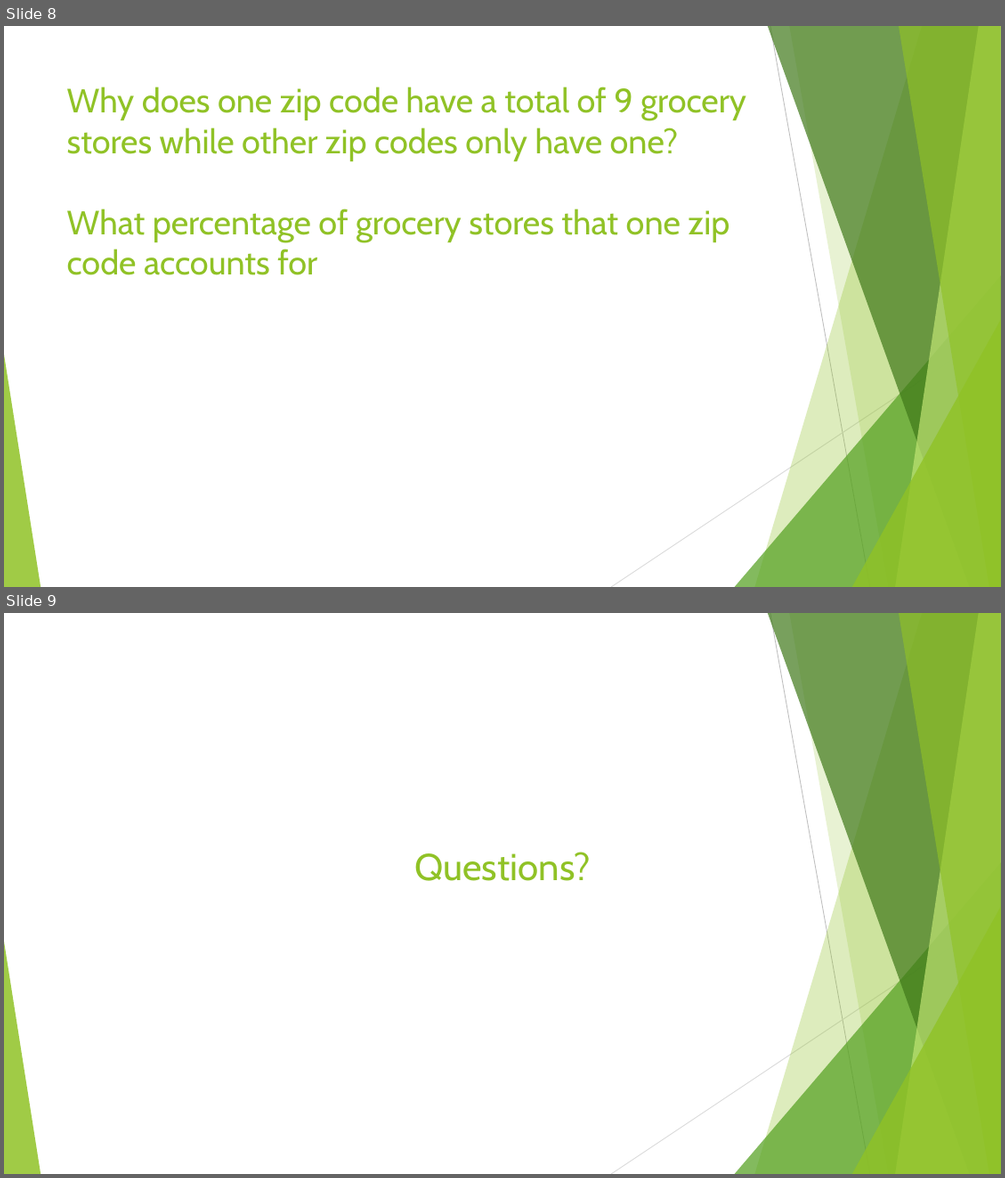
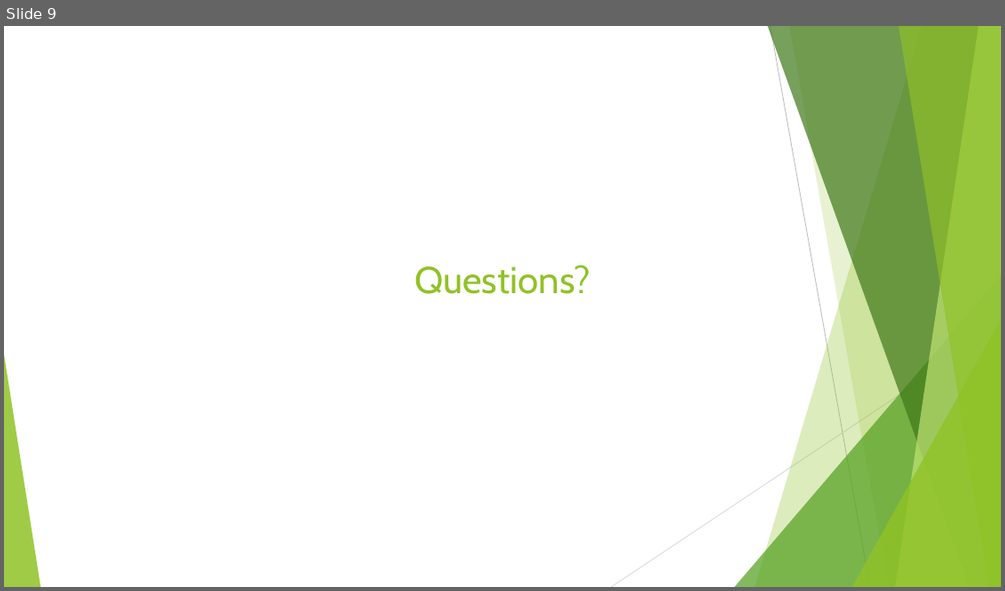
Before and after one commit to latestnight/capstone, a slide deck: food_desert_pp.pptx. Shown one above the other, each under a label of ours: slides 8 and 9 before the commit, slide 9 after it. The pictures are 1005x1178 and 1005x591 pixels, drawn with LibreOffice and Linux fonts; fonts in the diff are those of the drawing. Boxes give left, top, right and bottom in pixels: in the first picture for what was removed or moved away, otherwise in the second. Text is boxed around its words. In the diff, an @@ line names an element or a change of style, - is before the commit and + after.

```diff
--- a/food_desert_pp.pptx
+++ b/food_desert_pp.pptx
@@ slide 8 removed at <box>4,26,1001,587</box>, background #FFFFFF; not listed: 10 template elements that a slide beside it also shows @@
@@ title removed at <box>67,87,746,275</box> @@
-Why does one zip code have a total of 9 grocery stores while other zip codes only have one?
-What percentage of grocery stores that one zip code accounts for
```
Also in this commit, not shown: 1 slide changed, 2 slides added, 1 other slide removed, 4 other files.
